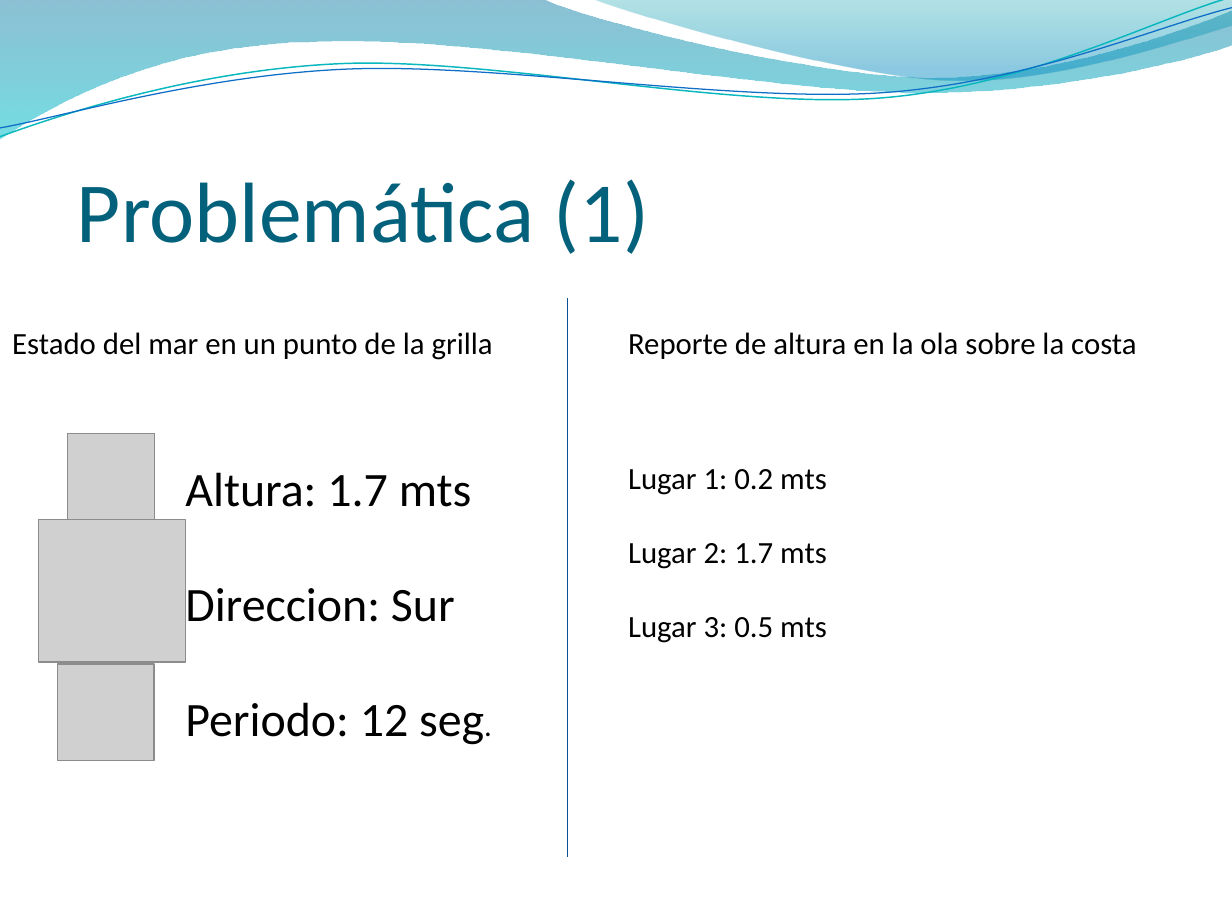
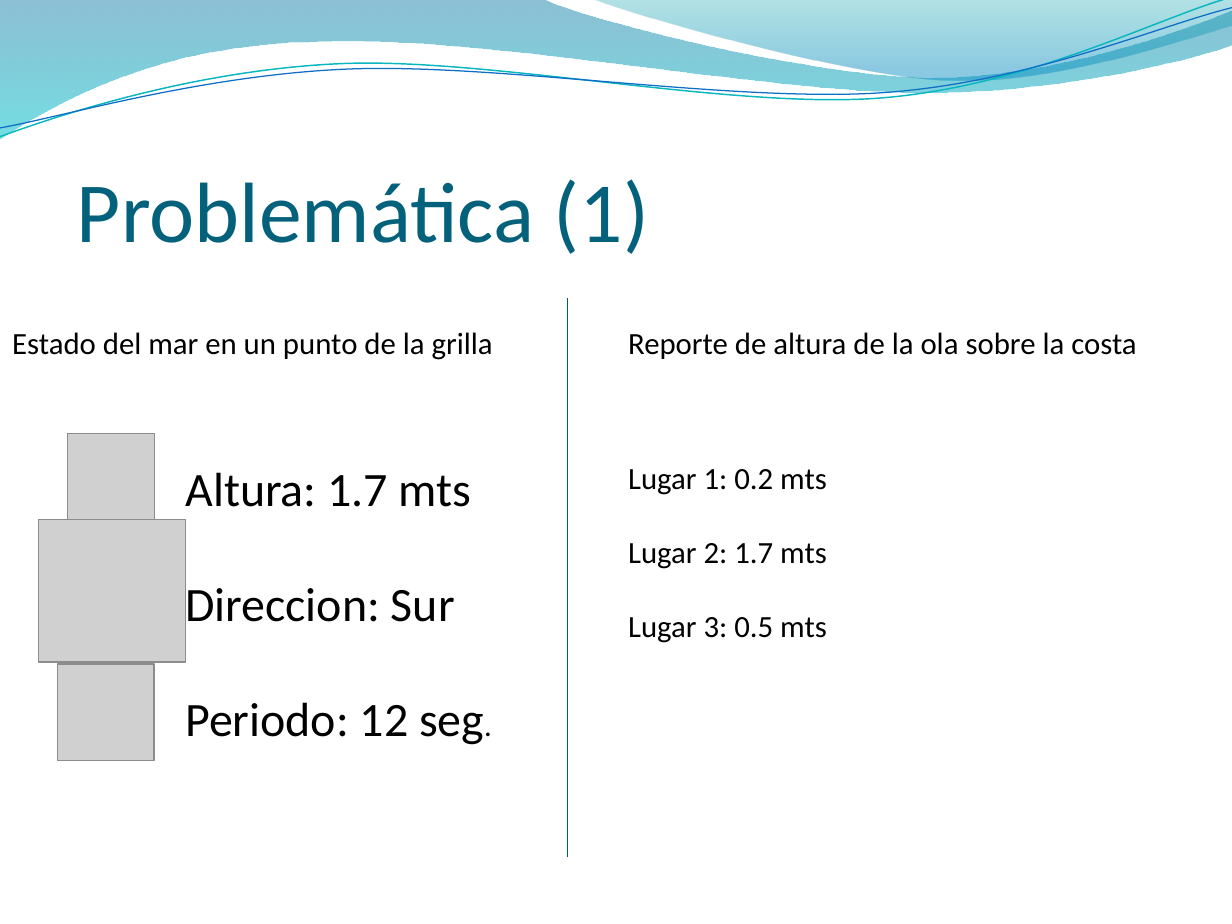
Before and after one commit to jaffadog/neuralito, a slide deck: slide 8 of neuralito/ArfGen/docs/Entregas/Informe Final/presentacion/esteban2.pptx. Drawn at 1232x924 pixels with LibreOffice and Linux fonts; fonts in the diff are those of the drawing; grey boxes stand for pictures; background and template pictures are left out. Boxes give left, top, right and bottom in pixels: in the first picture for what was removed or moved away, otherwise in the second. Text is boxed around its words. In the diff, an @@ line names an element or a change of style, - is before the commit and + after.

```diff
--- a/neuralito/ArfGen/docs/Entregas/Informe Final/presentacion/esteban2.pptx
+++ b/neuralito/ArfGen/docs/Entregas/Informe Final/presentacion/esteban2.pptx
@@ text at <box>628,332,1136,359</box>: text changed @@
-Reporte de altura en la ola sobre la costa
+Reporte de altura de la ola sobre la costa
```
Also in this commit, not shown: 12 other slides changed.
